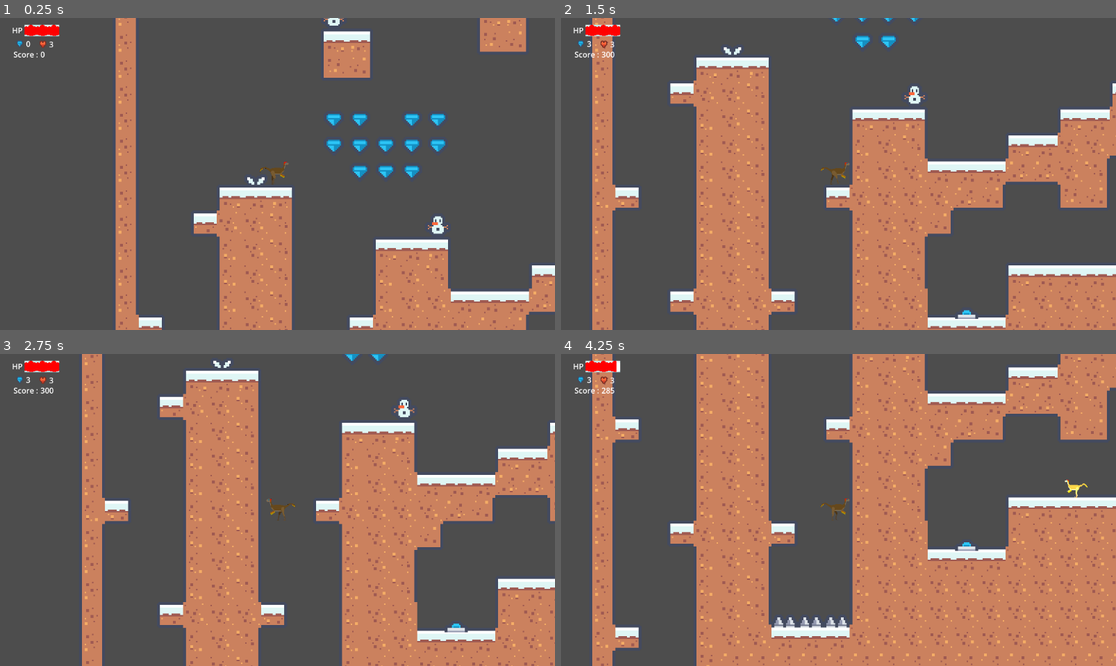
Above: before the commit, frames 1-4 (two rows, left to right).
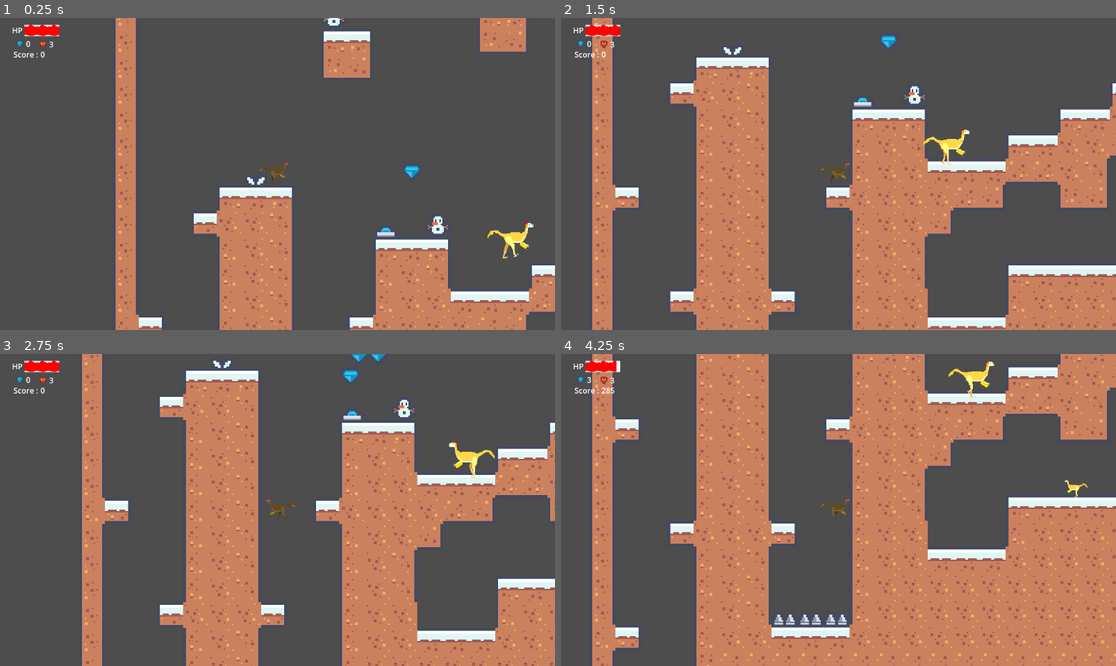
Above: after the commit, the same moments.

Repository: fay0026/Godot_platformer
Game: Godot game, scene res://scenes/jeu.tscn
Same seed, same stepped clock (60 frames per second), same inputs: the game is played once before the commit and once after it.
Inputs:
- Up to frame 1 (0.25 s): no input
- Up to frame 2 (1.5 s): tap Enter (ui_accept) at 0.5, 0.77 s; hold Right (ui_right) from 0.53 s (still down)
- Up to frame 3 (2.75 s): tap Enter (ui_accept) at 1.52 s; release Right (ui_right) at 2.03 s; hold Left (ui_left) from 2.03 s (still down)
- Up to frame 4 (4.25 s): release Left (ui_left) at 2.78 s; hold Right (ui_right) from 2.78 s (still down); tap Enter (ui_accept) at 3.02, 3.77 s

The runs differ from the first frame. In frame 1, 1.2% of the frame differs, in the area x 58-97%, y 30-78%; in frame 2, 0.6%; in frame 3, 0.6%; in frame 4, 0.6%.

Commit message:
En cours

Diff:
--- a/scenes/enemy.tscn
+++ b/scenes/enemy.tscn
@@ -128,6 +128,7 @@
 height = 40.0
 
 [node name="Ennemy_tscn" type="CharacterBody2D"]
+scale = Vector2(0.5, 0.5)
 script = ExtResource("1_rahut")
 
 [node name="AnimatedSprite2D" type="AnimatedSprite2D" parent="."]
--- a/scenes/jeu.tscn
+++ b/scenes/jeu.tscn
@@ -1,10 +1,8 @@
-[gd_scene load_steps=9 format=3 uid="uid://dhljpvgjyv2jw"]
+[gd_scene load_steps=7 format=3 uid="uid://dhljpvgjyv2jw"]
 
 [ext_resource type="PackedScene" uid="uid://cxcdd5y67f5u8" path="res://scenes/monde.tscn" id="1_tj32t"]
 [ext_resource type="PackedScene" uid="uid://bvcqpoxfstguq" path="res://scenes/personnage.tscn" id="2_xdqh2"]
-[ext_resource type="PackedScene" uid="uid://cnb4o7w4qjhfm" path="res://scenes/bouton.tscn" id="3_0ebwt"]
 [ext_resource type="PackedScene" uid="uid://c621ubyjq1hsm" path="res://scenes/death.tscn" id="4_djnxf"]
-[ext_resource type="PackedScene" uid="uid://did53m4tnvbix" path="res://scenes/spikes.tscn" id="5_feq12"]
 [ext_resource type="PackedScene" uid="uid://dkv2m1q7vc1ia" path="res://scenes/enemy.tscn" id="6_qxaus"]
 [ext_resource type="PackedScene" uid="uid://kay8r2p0gb5m" path="res://scenes/GUI.tscn" id="6_wmjdj"]
 [ext_resource type="PackedScene" uid="uid://dng1a81ll0wj8" path="res://scenes/game_over.tscn" id="8_m5ye8"]
@@ -13,33 +11,9 @@
 
 [node name="monde" parent="." instance=ExtResource("1_tj32t")]
 
-[node name="bouton" parent="monde" instance=ExtResource("3_0ebwt")]
-position = Vector2(321, 324)
-
-[node name="bouton2" parent="monde" instance=ExtResource("3_0ebwt")]
-position = Vector2(467, -38)
-
-[node name="death2" parent="monde" instance=ExtResource("4_djnxf")]
-position = Vector2(541, 348)
-
 [node name="death3" parent="monde" instance=ExtResource("4_djnxf")]
-position = Vector2(492, 317)
+position = Vector2(492, 312)
 scale = Vector2(3.6, 3.6)
-
-[node name="death4" parent="monde" instance=ExtResource("4_djnxf")]
-position = Vector2(442, 338)
-
-[node name="spikes" parent="monde" instance=ExtResource("5_feq12")]
-position = Vector2(195, 377)
-scale = Vector2(2, 2)
-
-[node name="spikes2" parent="monde" instance=ExtResource("5_feq12")]
-position = Vector2(213, 377)
-scale = Vector2(2, 2)
-
-[node name="spikes3" parent="monde" instance=ExtResource("5_feq12")]
-position = Vector2(231, 377)
-scale = Vector2(2, 2)
 
 [node name="Ennemy_tscn" parent="monde" instance=ExtResource("6_qxaus")]
 position = Vector2(481, 143)
@@ -64,17 +38,12 @@
 [node name="GameOver" parent="." instance=ExtResource("8_m5ye8")]
 visible = false
 
-[connection signal="diamond" from="monde/bouton" to="Gui" method="_on_diamant_diamond"]
-[connection signal="diamond" from="monde/bouton2" to="Gui" method="_on_diamant_diamond"]
-[connection signal="instakill" from="monde/death2" to="Personnage" method="_on_death_instakill"]
 [connection signal="instakill" from="monde/death3" to="Personnage" method="_on_death_instakill"]
-[connection signal="instakill" from="monde/death4" to="Personnage" method="_on_death_instakill"]
-[connection signal="ouch" from="monde/spikes" to="Personnage" method="_on_spikes_ouch"]
-[connection signal="ouch" from="monde/spikes2" to="Personnage" method="_on_spikes_ouch"]
-[connection signal="ouch" from="monde/spikes3" to="Personnage" method="_on_spikes_ouch"]
+[connection signal="damage" from="Personnage" to="Personnage" method="_on_damage"]
 [connection signal="ennemy_defeated" from="Personnage" to="Gui" method="_on_personnage_ennemy_defeated"]
 [connection signal="game_over_get_score" from="Personnage" to="Gui" method="_on_personnage_game_over_get_score"]
 [connection signal="health_changed" from="Personnage" to="Gui" method="_on_personnage_health_changed"]
+[connection signal="instakill" from="Personnage" to="Personnage" method="_on_instakill"]
 [connection signal="lost_life" from="Personnage" to="Gui" method="_on_personnage_lost_life"]
 [connection signal="diamond" from="Gui" to="Gui" method="_on_diamond"]
 [connection signal="game_over" from="Gui" to="GameOver" method="_on_gui_game_over"]
--- a/scenes/monde.tscn
+++ b/scenes/monde.tscn
@@ -1,10 +1,16 @@
-[gd_scene load_steps=6 format=3 uid="uid://cxcdd5y67f5u8"]
+[gd_scene load_steps=9 format=3 uid="uid://cxcdd5y67f5u8"]
 
 [ext_resource type="PackedScene" uid="uid://dwgsg5k1qfk1e" path="res://scenes/diamant.tscn" id="1_q1uw1"]
 [ext_resource type="Texture2D" uid="uid://bn7caaq0ajbhm" path="res://Assets/img/tilemap_packed.png" id="1_r3eku"]
+[ext_resource type="PackedScene" uid="uid://cnb4o7w4qjhfm" path="res://scenes/bouton.tscn" id="2_0sys5"]
+[ext_resource type="PackedScene" uid="uid://did53m4tnvbix" path="res://scenes/spikes.tscn" id="3_m6pkg"]
+[ext_resource type="PackedScene" uid="uid://dkv2m1q7vc1ia" path="res://scenes/enemy.tscn" id="4_5tipt"]
 
 [sub_resource type="TileSetScenesCollectionSource" id="TileSetScenesCollectionSource_fm6p5"]
 scenes/1/scene = ExtResource("1_q1uw1")
+scenes/2/scene = ExtResource("2_0sys5")
+scenes/3/scene = ExtResource("3_m6pkg")
+scenes/5/scene = ExtResource("4_5tipt")
 
 [sub_resource type="TileSetAtlasSource" id="TileSetAtlasSource_8vkg3"]
 texture = ExtResource("1_r3eku")
@@ -433,4 +439,13 @@
 position = Vector2(150, 150)
 tile_set = SubResource("TileSet_4tyv4")
 format = 2
-layer_0/tile_data = PackedInt32Array(0, 131074, 5, 65536, 13 …(7341 unchanged characters)… 655344, 917506, 7, -655345, 917506, 7, -131066, 0, 65536, -131067, 0, 65536, -131068, 0, 65536, -196604, 0, 65536, -196605, 0, 65536, -131069, 0, 65536, -65532, 0, 65536, -65531, 0, 65536, -65530, 0, 65536, -131065, 0, 65536, -196601, 0, 65536, -196602, 0, 65536)
+layer_0/tile_data = PackedInt32Array(0, 131074, 5, 65536, 13 …(7341 unchanged characters)… 655344, 917506, 7, -655345, 917506, 7, -65530, 0, 65536, 65541, 0, 131072, 786434, 0, 196608, 786435, 0, 196608, 786436, 0, 196608, 10, 0, 327680)
+
+[connection signal="body_entered" from="TileMap/Diamant" to="TileMap/Diamant" method="_on_body_entered"]
+[connection signal="body_entered" from="TileMap/Area2D" to="TileMap/Area2D" method="_on_body_entered"]
+[connection signal="body_entered" from="TileMap/spikes" to="TileMap/spikes" method="_on_body_entered"]
+[connection signal="tree_entered" from="TileMap/spikes" to="TileMap/spikes" method="_on_tree_entered"]
+[connection signal="body_entered" from="TileMap/@Area2D@74888" to="TileMap/@Area2D@74888" method="_on_body_entered"]
+[connection signal="tree_entered" from="TileMap/@Area2D@74888" to="TileMap/@Area2D@74888" method="_on_tree_entered"]
+[connection signal="body_entered" from="TileMap/@Area2D@74889" to="TileMap/@Area2D@74889" method="_on_body_entered"]
+[connection signal="tree_entered" from="TileMap/@Area2D@74889" to="TileMap/@Area2D@74889" method="_on_tree_entered"]
--- a/scenes/scripts/bouton.gd
+++ b/scenes/scripts/bouton.gd
@@ -16,5 +16,5 @@
 func _on_body_entered(body: Node2D) -> void:
 	gpu_particles_2d.emitting = true
 	await get_tree().create_timer(1.2).timeout
-	diamond.emit(3)
+	body.gui.diamond.emit(3)
 	queue_free()
--- a/scenes/scripts/death.gd
+++ b/scenes/scripts/death.gd
@@ -11,4 +11,4 @@
 	pass
 
 func _on_body_entered(body: CharacterBody2D) -> void:
-	instakill.emit()
+	body.instakill.emit()
--- a/scenes/scripts/personnage.gd
+++ b/scenes/scripts/personnage.gd
@@ -4,18 +4,21 @@
 var ennemyTimeout = 0.1
 var HP = 9
 signal health_changed
+signal damage(value)
+signal instakill
 var lives = 3
 signal lost_life
 signal game_over_get_score
 signal ennemy_collided
 signal ennemy_defeated
+
 @onready var gui: CanvasLayer = $"../Gui"
 
 const SPEED = 100.0
 const JUMP_VELOCITY = -375.0
 
-func damage_taken(damage):
-	HP -= damage
+func _on_damage(value):
+	HP -= value
 	if HP > 0 :
 		health_changed.emit(HP);
 	elif lives != 1:
@@ -29,10 +32,7 @@
 		HP = 9
 		game_over_get_score.emit()
 
-func _on_spikes_ouch():
-	damage_taken(1)
-
-func _on_death_instakill():
+func _on_instakill():
 	if lives != 1:
 		transform.origin = Vector2(174, 119)
 		lives -= 1
@@ -91,5 +91,5 @@
 					ennemyTimeout = 0.1
 			else :
 				if (damageTimeout <= 0):
-					damage_taken(2)
+					self.damage.emit(2)
 					damageTimeout = 0.5
--- a/scenes/scripts/spikes.gd
+++ b/scenes/scripts/spikes.gd
@@ -11,4 +11,4 @@
 	pass
 
 func _on_body_entered(body: Node2D) -> void:
-	ouch.emit()
+	body.damage.emit(1)
--- a/scenes/spikes.tscn
+++ b/scenes/spikes.tscn
@@ -4,19 +4,18 @@
 [ext_resource type="Texture2D" uid="uid://5m0604ke18te" path="res://Assets/sprites/tile_0068.png" id="2_01rjc"]
 
 [sub_resource type="RectangleShape2D" id="RectangleShape2D_700v4"]
-size = Vector2(3.4, 2.925)
+size = Vector2(7.25, 5.0625)
 
 [node name="spikes" type="Area2D"]
 collision_mask = 2
 script = ExtResource("1_bnx0o")
 
 [node name="CollisionShape2D" type="CollisionShape2D" parent="."]
-position = Vector2(3.55271e-15, 1)
+position = Vector2(-0.0624999, 3)
 scale = Vector2(2.5, 2.5)
 shape = SubResource("RectangleShape2D_700v4")
 
 [node name="Sprite2D" type="Sprite2D" parent="."]
-scale = Vector2(0.5, 0.5)
 texture = ExtResource("2_01rjc")
 
 [connection signal="body_entered" from="." to="." method="_on_body_entered"]
